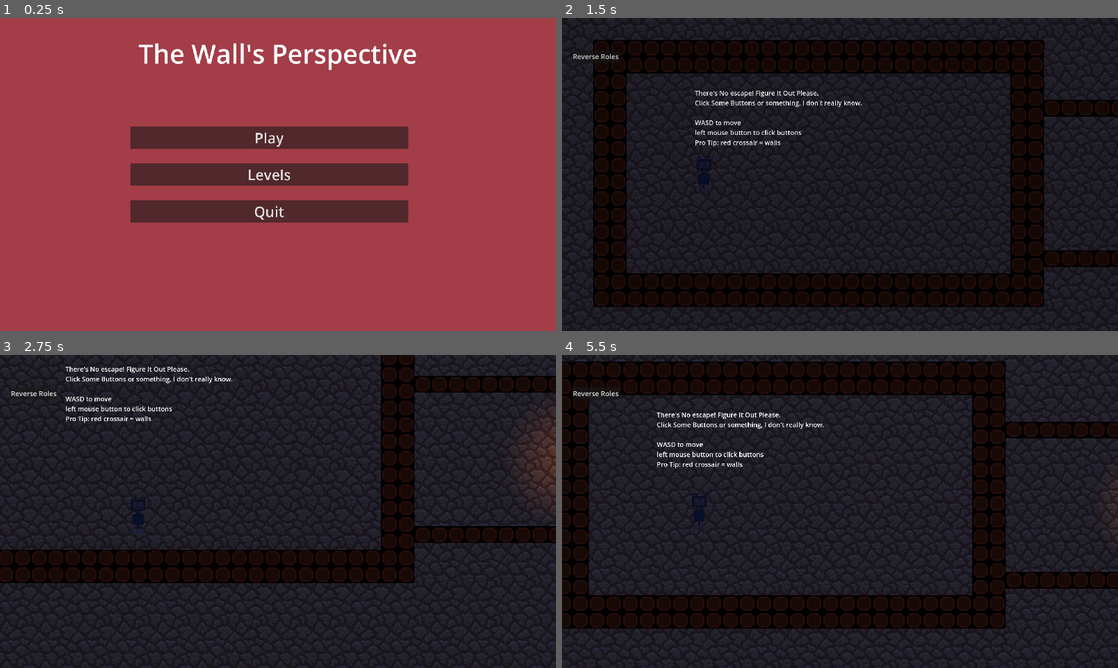
Above: before the commit, frames 1-4 (two rows, left to right).
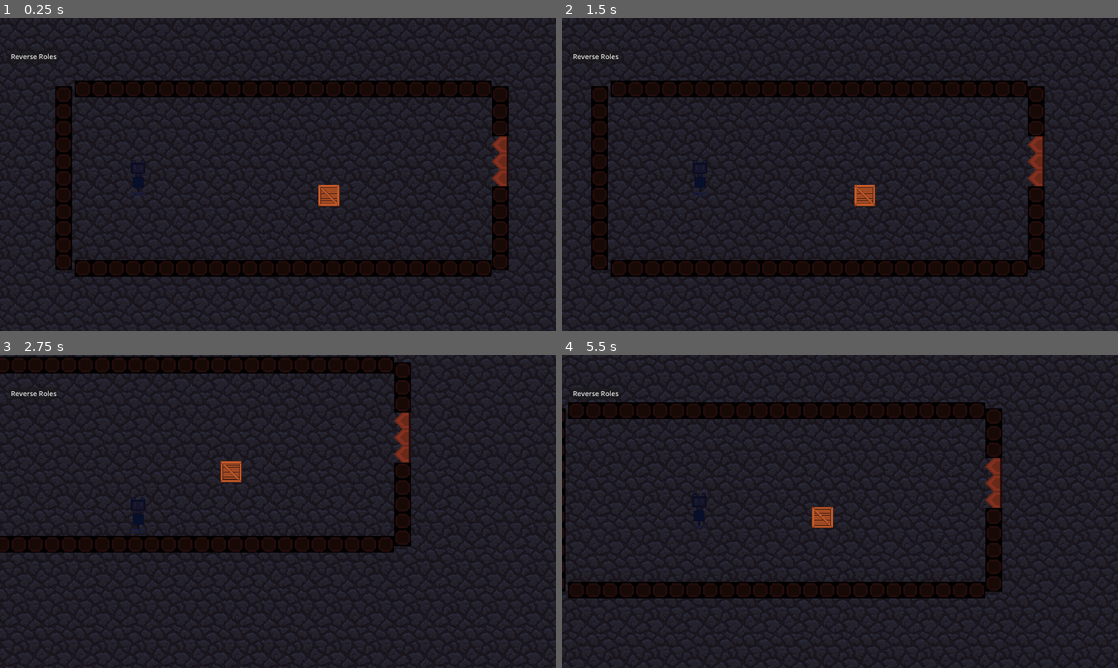
Above: after the commit, the same moments.

Repository: lostybtw/Gmtk2023
Game: Godot game, scene res://Scenes/3.tscn
Two runs of this game, one before a commit and one after it. Both use one fixed random seed, a clock stepped at 60 frames per second and the inputs below. Before the commit the project starts from res://Scripts/main_menu.tscn. Sound files missing from this copy of the repository are replaced by a short silence.
Inputs (mouse positions are in pixels of both pictures, inside the frame that each line leads up to):
- Up to frame 1 (0.25 s): no input
- Up to frame 2 (1.5 s): click (828, 136) at 0.5 s, where only the run before the commit has a clickable "Play"; move the mouse to (589, 83) at 1.27 s; hold D (right) from 1.28 s (still down); click (589, 83) at 1.35 s
- Up to frame 3 (2.75 s): move the mouse to (133, 524) at 2.02 s; release D (right) at 2.03 s; hold S (back) from 2.03 s (still down); click (133, 524) at 2.1 s
- Up to frame 4 (5.5 s): move the mouse to (895, 442) at 2.77 s; release S (back) at 2.78 s; hold D (right) 2.78-3.53 s; click (895, 442) at 2.85 s; move the mouse to (812, 574) at 3.52 s; hold W (forward) 3.53-4.28 s; click (812, 574) at 3.6 s; move the mouse to (1006, 558) at 4.27 s; hold A (left) from 4.28 s (still down); click (1006, 558) at 4.35 s; move the mouse to (673, 464) at 5.02 s; click (673, 464) at 5.1 s

The runs differ from the first frame. In frame 1, 100% of the frame differs, in the area x 0-100%, y 0-100%; in frame 2, 28%; in frame 3, 22%; in frame 4, 29%.

Commit message:
third level

Diff:
--- a/Scenes/2.tres
+++ b/Scenes/2.tres
@@ -9,6 +9,9 @@
 2:0/0 = 0
 3:0/0 = 0
 1:1/0 = 0
+0:1/0 = 0
+2:1/0 = 0
+3:1/0 = 0
 
 [resource]
 sources/0 = SubResource("TileSetAtlasSource_p0rav")
--- a/Scenes/2.tscn
+++ b/Scenes/2.tscn
@@ -142,7 +142,7 @@
 polygon = PackedVector2Array(30.6315, 8.28932, 33.0995, 8.54972, 33.1358, -22.0904, 30.7767, -21.6998)
 
 [node name="player" parent="." instance=ExtResource("2_q0orx")]
-position = Vector2(128, 194)
+position = Vector2(-490, 344)
 
 [node name="UI" parent="player" instance=ExtResource("3_ifxcl")]
 position = Vector2(-64, -97)
--- /dev/null
+++ b/Scenes/3.tscn
@@ -0,0 +1,170 @@
+[gd_scene load_steps=9 format=3 uid="uid://dx632rw8ywi04"]
+
+[ext_resource type="Script" path="res://Scripts/1.gd" id="1_3b6bw"]
+[ext_resource type="PackedScene" uid="uid://v1ajtejv0ou7" path="res://Prefabs/bg.tscn" id="1_ngblf"]
+[ext_resource type="PackedScene" uid="uid://lu8ds8g11asq" path="res://Prefabs/player.tscn" id="2_0d6em"]
+[ext_resource type="PackedScene" uid="uid://cvexdp5bta3nx" path="res://Prefabs/UI.tscn" id="3_evwe0"]
+[ext_resource type="PackedScene" uid="uid://dq5qduwy80lu8" path="res://Prefabs/transform_obj.tscn" id="4_c230n"]
+[ext_resource type="TileSet" uid="uid://huffbxkh41s7" path="res://Scenes/2.tres" id="5_e8yew"]
+[ext_resource type="AudioStream" uid="uid://djhekuj2jbpyy" path="res://Assets/song1.wav" id="7_y0ogb"]
+[ext_resource type="Texture2D" uid="uid://y7scvckkhp3o" path="res://Assets/box.png" id="8_q1g12"]
+
+[node name="3" type="Node2D"]
+script = ExtResource("1_3b6bw")
+
+[node name="bg" parent="." instance=ExtResource("1_ngblf")]
+position = Vector2(200, 250)
+
+[node name="Wall" type="CharacterBody2D" parent="."]
+modulate = Color(1, 0.384314, 0.239216, 1)
+self_modulate = Color(1, 0.654902, 0.615686, 1)
+position = Vector2(0, 2)
+
+[node name="TileMap" type="TileMap" parent="Wall"]
+position = Vector2(-332, 502)
+scale = Vector2(4, 4)
+tile_set = ExtResource("5_e8yew")
+format = 2
+layer_0/tile_data = PackedInt32Array(-327670, 0, 0, -327669, 0, 0, -327668, 0, 0, -327667, 0, 0, -327666, 0, 0, -327665, 0, 0, -327664, 0, 0, -327663, 0, 0, -327662, 0, 0, -327661, 0, 0, -327660, 0, 0, -327659, 0, 0, -327658, 0, 0, -327657, 0, 0, -327656, 0, 0, -327655, 0, 0, -327654, 0, 0, -327653, 0, 0, -327652, 0, 0, -327651, 0, 0, -327650, 0, 0, -327649, 0, 0, -327648, 0, 0, -327647, 0, 0, -327646, 0, 0)
+
+[node name="CollisionPolygon2D" type="CollisionPolygon2D" parent="Wall"]
+position = Vector2(-1484, 17)
+polygon = PackedVector2Array(1785, 166, 3393, 168, 3395, 225, 1791, 230, 1792, 157)
+
+[node name="wall_area" parent="Wall" instance=ExtResource("4_c230n")]
+
+[node name="CollisionPolygon2D" parent="Wall/wall_area" index="0"]
+position = Vector2(1608, 795)
+scale = Vector2(27.5533, 23.0417)
+polygon = PackedVector2Array(11.1057, -23.8264, -47.2902, -23.9132, -47.3627, -26.9511, 10.7791, -26.4303)
+
+[node name="Wall2" type="CharacterBody2D" parent="."]
+modulate = Color(1, 0.384314, 0.239216, 1)
+self_modulate = Color(1, 0.654902, 0.615686, 1)
+position = Vector2(0, 690)
+
+[node name="TileMap" type="TileMap" parent="Wall2"]
+position = Vector2(-332, 502)
+scale = Vector2(4, 4)
+tile_set = ExtResource("5_e8yew")
+format = 2
+layer_0/tile_data = PackedInt32Array(-327670, 0, 0, -327669, 0, 0, -327668, 0, 0, -327667, 0, 0, -327666, 0, 0, -327665, 0, 0, -327664, 0, 0, -327663, 0, 0, -327662, 0, 0, -327661, 0, 0, -327660, 0, 0, -327659, 0, 0, -327658, 0, 0, -327657, 0, 0, -327656, 0, 0, -327655, 0, 0, -327654, 0, 0, -327653, 0, 0, -327652, 0, 0, -327651, 0, 0, -327650, 0, 0, -327649, 0, 0, -327648, 0, 0, -327647, 0, 0, -327646, 0, 0)
+
+[node name="CollisionPolygon2D" type="CollisionPolygon2D" parent="Wall2"]
+position = Vector2(-1484, 17)
+polygon = PackedVector2Array(1785, 166, 3393, 168, 3395, 225, 1791, 230, 1792, 157)
+
+[node name="wall_area" parent="Wall2" instance=ExtResource("4_c230n")]
+
+[node name="CollisionPolygon2D" parent="Wall2/wall_area" index="0"]
+position = Vector2(1608, 795)
+scale = Vector2(27.5533, 23.0417)
+polygon = PackedVector2Array(11.1057, -23.8264, -47.2902, -23.9132, -47.3627, -26.9511, 10.7791, -26.4303)
+
+[node name="Wall3" type="CharacterBody2D" parent="."]
+modulate = Color(1, 0.384314, 0.239216, 1)
+self_modulate = Color(1, 0.654902, 0.615686, 1)
+position = Vector2(-203, 536)
+
+[node name="TileMap" type="TileMap" parent="Wall3"]
+position = Vector2(-332, 502)
+scale = Vector2(4, 4)
+tile_set = ExtResource("5_e8yew")
+format = 2
+layer_0/tile_data = PackedInt32Array(-786420, 0, 0, -720884, 0, 0, -655348, 0, 0, -589812, 0, 0, -524276, 0, 0, -458740, 0, 0, -393204, 0, 0, -327668, 0, 0, -262132, 0, 0, -196596, 0, 0, -851956, 0, 0)
+
+[node name="wall_area" parent="Wall3" instance=ExtResource("4_c230n")]
+
+[node name="CollisionPolygon2D" parent="Wall3/wall_area" index="0"]
+position = Vector2(1608, 3090.54)
+scale = Vector2(27.5533, 123.332)
+polygon = PackedVector2Array(-40.0315, -22.0425, -42.4994, -22.0182, -42.5357, -27.7182, -40.2856, -27.7669)
+
+[node name="CollisionPolygon2D" type="CollisionPolygon2D" parent="Wall3"]
+polygon = PackedVector2Array(436, -327, 435, 375, 498, 374, 495, -327)
+
+[node name="Wall4" type="CharacterBody2D" parent="."]
+modulate = Color(1, 0.384314, 0.239216, 1)
+self_modulate = Color(1, 0.654902, 0.615686, 1)
+position = Vector2(1473, 536)
+
+[node name="TileMap" type="TileMap" parent="Wall4"]
+position = Vector2(-332, 502)
+scale = Vector2(4, 4)
+tile_set = ExtResource("5_e8yew")
+format = 2
+layer_0/tile_data = PackedInt32Array(-786420, 0, 0, -720884, 0, 0, -655348, 65536, 1, -589812, 65536, 1, -524276, 65536, 1, -458740, 0, 0, -393204, 0, 0, -327668, 0, 0, -262132, 0, 0, -196596, 0, 0, -851956, 0, 0)
+
+[node name="wall_area" parent="Wall4" instance=ExtResource("4_c230n")]
+
+[node name="CollisionPolygon2D" parent="Wall4/wall_area" index="0"]
+position = Vector2(1608, 3090.54)
+scale = Vector2(27.5533, 123.332)
+polygon = PackedVector2Array(-40.0315, -22.0425, -42.4994, -22.0182, -42.5357, -27.7182, -40.2856, -27.7669)
+
+[node name="CollisionPolygon2D" type="CollisionPolygon2D" parent="Wall4"]
+polygon = PackedVector2Array(436, -327, 435, 375, 498, 374, 495, -327)
+
+[node name="Area2D" type="Area2D" parent="Wall4"]
+
+[node name="spikes" type="CollisionPolygon2D" parent="Wall4/Area2D"]
+polygon = PackedVector2Array(502, 54, 464, 54, 436, 26, 436, 18, 463, -8, 463, -13, 436, -38, 436, -45, 463, -72, 463, -77, 437, -102, 437, -110, 464, -138, 500, -138)
+
+[node name="music" type="AudioStreamPlayer" parent="."]
+process_mode = 3
+stream = ExtResource("7_y0ogb")
+volume_db = -5.0
+autoplay = true
+
+[node name="Box" type="CharacterBody2D" parent="."]
+position = Vector2(1283, 625)
+scale = Vector2(0.5, 0.5)
+
+[node name="box_sprite" type="Sprite2D" parent="Box"]
+modulate = Color(0.85098, 0.517647, 0.466667, 1)
+texture = ExtResource("8_q1g12")
+
+[node name="box_area" parent="Box" instance=ExtResource("4_c230n")]
+
+[node name="CollisionPolygon2D" parent="Box/box_area" index="0"]
+position = Vector2(1608, 3090.54)
+scale = Vector2(27.5533, 123.332)
+polygon = PackedVector2Array(-55.311, -24.3777, -61.3357, -24.3777, -61.3357, -25.7236, -55.3836, -25.7236)
+
+[node name="CollisionPolygon2D" type="CollisionPolygon2D" parent="Box"]
+position = Vector2(1608, 3090.54)
+scale = Vector2(27.5533, 123.332)
+polygon = PackedVector2Array(-55.311, -24.3777, -61.3357, -24.3777, -61.3357, -25.7236, -55.3836, -25.7236)
+
+[node name="player" parent="." instance=ExtResource("2_0d6em")]
+position = Vector2(128, 194)
+
+[node name="UI" parent="player" instance=ExtResource("3_evwe0")]
+position = Vector2(-64, -97)
+scale = Vector2(0.5, 0.5)
+
+[node name="wall_area" parent="player" instance=ExtResource("4_c230n")]
+position = Vector2(233, 226)
+
+[node name="CollisionPolygon2D" parent="player/wall_area" index="0"]
+polygon = PackedVector2Array(-7, 22, -8, -57, 25, -57, 25, 22)
+
+[node name="Camera2D" type="Camera2D" parent="player"]
+offset = Vector2(960, 350)
+zoom = Vector2(0.9, 0.9)
+
+[connection signal="mouse_entered" from="Wall/wall_area" to="player/UI" method="_on_wall_area_mouse_entered"]
+[connection signal="mouse_entered" from="Wall2/wall_area" to="player/UI" method="_on_wall_area_mouse_entered"]
+[connection signal="mouse_entered" from="Wall3/wall_area" to="player/UI" method="_on_wall_area_3_mouse_entered"]
+[connection signal="mouse_entered" from="Wall4/wall_area" to="player/UI" method="_on_wall_area_3_mouse_entered"]
+[connection signal="body_entered" from="Wall4/Area2D" to="player" method="_on_area_2d_body_entered"]
+[connection signal="mouse_entered" from="Box/box_area" to="player/UI" method="_on_box_area_mouse_entered"]
+[connection signal="mouse_entered" from="player/wall_area" to="player/UI" method="_on_player_mouse_entered"]
+[connection signal="mouse_exited" from="player/wall_area" to="player/UI" method="_on_wall_area_mouse_exited"]
+
+[editable path="Wall/wall_area"]
+[editable path="Wall2/wall_area"]
+[editable path="Wall3/wall_area"]
+[editable path="Wall4/wall_area"]
+[editable path="Box/box_area"]
+[editable path="player/wall_area"]
--- a/Scripts/1.gd
+++ b/Scripts/1.gd
@@ -7,6 +7,5 @@
 	GlobalVariables.movebody = $player
 func _on_door_body_entered(body):
 	if body.name == "player":
-		print(get_tree().current_scene)
 		SceneTransition.change_scenes("res://Scenes/2.tscn")
 		GlobalVariables.songpos = $music.get_playback_position()
--- a/Scripts/goal.gd
+++ b/Scripts/goal.gd
@@ -1,7 +1,7 @@
 extends CharacterBody2D
 
 func _process(delta):
-	if get_parent().get_node("Wall").position.y > get_parent().get_node("Wall2").position.y and get_parent().get_node("Wall3").position.x > get_parent().get_node("Wall4").position.x:
+	if get_parent().get_node("Wall").position.y > get_parent().get_node("Wall2").position.y + 50 and get_parent().get_node("Wall2").position.y < get_parent().get_node("Wall").position.y -50 and  get_parent().get_node("Wall3").position.x > get_parent().get_node("Wall4").position.x + 50 and get_parent().get_node("Wall4").position.x < get_parent().get_node("Wall3").position.x - 50:
 		visible = true
 		$wall_area/CollisionPolygon2D.visible = true
 		$CollisionShape2D.visible = true
--- a/Scripts/main_menu.gd
+++ b/Scripts/main_menu.gd
@@ -2,3 +2,5 @@
 
 func _on_play_pressed():
 	SceneTransition.change_scenes("res://Scenes/1.tscn")
+func _on_quit_pressed():
+	get_tree().quit()
--- a/Scripts/main_menu.tscn
+++ b/Scripts/main_menu.tscn
@@ -58,3 +58,4 @@
 text = "Quit"
 
 [connection signal="pressed" from="VBoxContainer/Play" to="." method="_on_play_pressed"]
+[connection signal="pressed" from="VBoxContainer/Quit" to="." method="_on_quit_pressed"]
--- a/Scripts/movement.gd
+++ b/Scripts/movement.gd
@@ -29,6 +29,8 @@
 func _physics_process(delta):
 	move()
 
-
-func _on_wall_area_mouse_entered():
-	pass # Replace with function body.
+func _on_area_2d_body_entered(body):
+	if body.name == "player":
+		SceneTransition.change_scenes(get_tree().current_scene.get_path())
+	if body.name == "Box":
+		body.visible = false
--- a/Scripts/transform.gd
+++ b/Scripts/transform.gd
@@ -26,7 +26,7 @@
 
 func _on_wall_area_mouse_entered():
 	node_name = "Wall"
-func _on_box_area_entered():
+func _on_box_area_mouse_entered():
 	node_name = "Box"
 func _on_player_mouse_entered():
 	node_name = "player"
--- a/Scripts/win.gd
+++ b/Scripts/win.gd
@@ -1,5 +1,3 @@
 extends Node2D
-
-
 func _on_button_pressed():
 	SceneTransition.change_scenes("res://scenes/main_menu.tscn")
--- a/project.godot
+++ b/project.godot
@@ -11,7 +11,7 @@
 [application]
 
 config/name="Gmtk2023"
-run/main_scene="res://Scripts/main_menu.tscn"
+run/main_scene="res://Scenes/3.tscn"
 config/features=PackedStringArray("4.0", "Forward Plus")
 config/icon="res://icon.svg"
 
Binary file changed: Assets/box.png
Not shown, added: Assets/hurt.wav.import
Binary file changed: Assets/tileset.png
Not shown, added: Assets/hurt.wav
